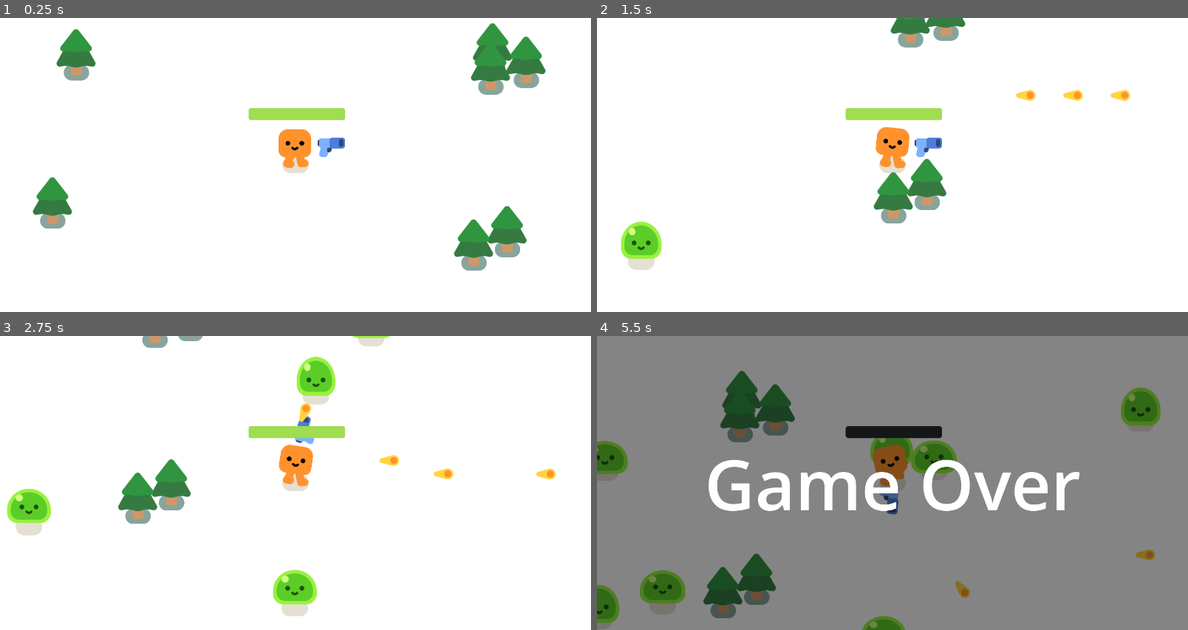
Above: before the commit, frames 1-4 (two rows, left to right).
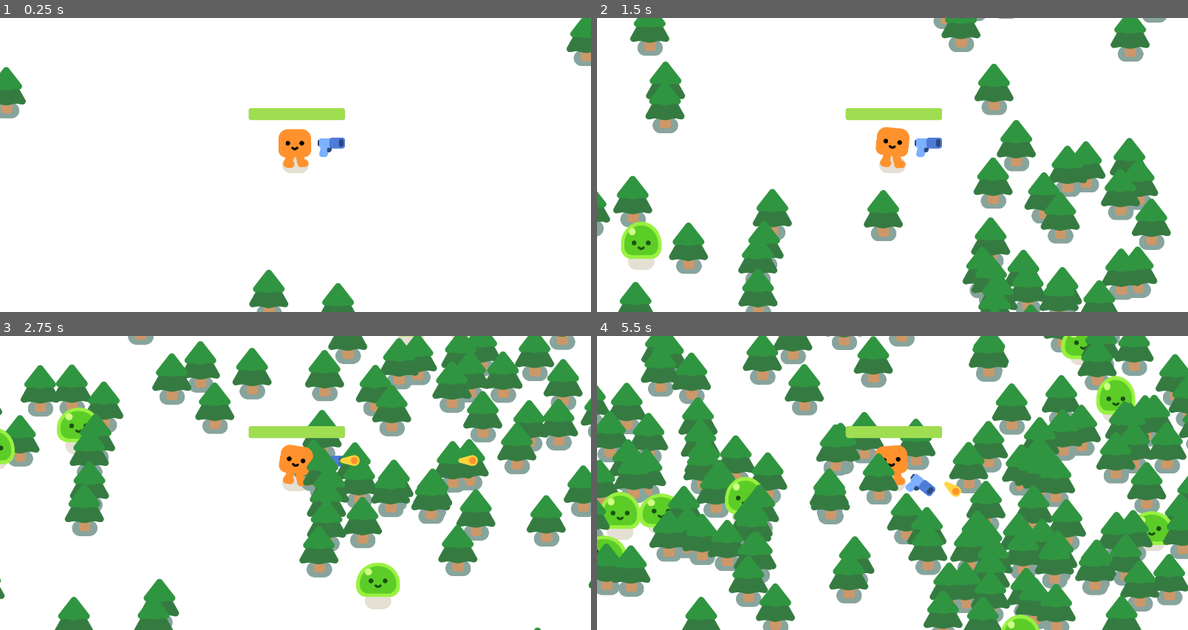
Above: after the commit, the same moments.

Repository: arad991/topdown_shooter_2d
Game: Godot game, scene res://survivors_game.tscn
The game is run twice, just before and just after one commit, with the same random seed, the same clock (stepped at 60 frames per second) and the same inputs.
Inputs:
- Up to frame 1 (0.25 s): no input
- Up to frame 2 (1.5 s): hold D (move_right) 0.53-1.28 s; hold S (move_down) from 1.28 s (still down)
- Up to frame 3 (2.75 s): release S (move_down) at 2.03 s; hold D (move_right) from 2.03 s (still down)
- Up to frame 4 (5.5 s): release D (move_right) at 2.78 s; hold W (move_up) 2.78-3.53 s; hold A (move_left) 3.53-5.03 s; hold S (move_down) from 5.03 s (still down)

The runs differ from the first frame. In frame 1, 7.0% of the frame differs, in the area x 0-100%, y 0-100%; in frame 2, 23%; in frame 3, 36%; in frame 4, 99%.

Commit message:
added restart game button

Diff:
--- a/mob.tscn
+++ b/mob.tscn
@@ -9,6 +9,8 @@
 [node name="Mob" type="CharacterBody2D"]
 collision_layer = 2
 collision_mask = 3
+motion_mode = 1
+platform_floor_layers = 4294967040
 script = ExtResource("1_cmtev")
 
 [node name="Slime" parent="." instance=ExtResource("1_pqw6j")]
--- a/player.gd
+++ b/player.gd
@@ -4,17 +4,19 @@
 
 var health = 100.0
 
+func _process(delta: float) -> void:
+	if velocity.length() > 0.0:
+		%HappyBoo.play_walk_animation()
+	else:
+		%HappyBoo.play_idle_animation()
+
+
 func _physics_process(delta: float) -> void:
 	var direction = Input.get_vector("move_left","move_right","move_up",'move_down')
 	velocity = direction * 600.0
 	move_and_slide()
 
-	if velocity.length() > 0.0:
-		%HappyBoo.play_walk_animation()
-	else:
-		%HappyBoo.play_idle_animation()
-
-	const DAMAGE_RATE = 500.0
+	const DAMAGE_RATE = 5.0
 	var overlapping_mobs = %HurtBox.get_overlapping_bodies()
 	if overlapping_mobs.size() > 0:
 		health -= DAMAGE_RATE * overlapping_mobs.size() * delta
--- a/survivors_game.gd
+++ b/survivors_game.gd
@@ -1,5 +1,47 @@
 extends Node2D
 
+var player
+
+func _ready() -> void:
+	# Unpause the scene after it's been paused on player's death
+	if get_tree().paused == true:
+		get_tree().paused = false
+	player = get_node("Player")
+
+
+func _process(delta: float) -> void:
+	if randf_range(0, 3) < 5:
+		spawn_tree()
+
+func spawn_tree():
+	var pine_tree = preload("res://pine_tree.tscn")
+	var player_pos = player.global_position
+	var viewport_size = get_viewport().size
+
+	var attempts = 0
+	var max_attempts = 3  # Adjust as needed
+
+	while attempts < max_attempts:
+		var spawn_x = player_pos.x + randf_range(-viewport_size.x * 1.5, viewport_size.x * 1.5)
+		var spawn_y = player_pos.y + randf_range(-viewport_size.y * 1.5, viewport_size.y * 1.5)
+		# Ensure the spawn position is outside the player's immediate vicinity
+		var distance_to_player = player_pos.distance_to(Vector2(spawn_x, spawn_y))
+		if (spawn_x > player_pos.x - viewport_size.x / 2) and (spawn_x < player_pos.x + viewport_size.x / 2) and \
+		(spawn_y > player_pos.y - viewport_size.y / 2) and (spawn_y < player_pos.y + viewport_size.y / 2):
+			continue
+		var new_tree = pine_tree.instantiate()
+		new_tree.global_position = Vector2(spawn_x, spawn_y)
+
+		# Check for collisions with existing objects
+		var collision = new_tree.move_and_collide(Vector2.ZERO)
+		if collision == null:
+			add_child(new_tree)
+			break
+		else:
+			new_tree.queue_free()
+			attempts += 1
+	if attempts == max_attempts:
+		print("Failed to find a suitable spawn position")
 
 func spawn_mob():
 	var new_mob = preload("res://mob.tscn").instantiate()
@@ -15,3 +57,7 @@
 func _on_player_health_depleted() -> void:
 	%GameOver.visible = true
 	get_tree().paused = true
+
+
+func _on_button_pressed() -> void:
+	get_tree().reload_current_scene()
--- a/survivors_game.tscn
+++ b/survivors_game.tscn
@@ -1,14 +1,22 @@
-[gd_scene load_steps=5 format=3 uid="uid://bx7jqvs8er1ee"]
+[gd_scene load_steps=7 format=3 uid="uid://bx7jqvs8er1ee"]
 
 [ext_resource type="PackedScene" uid="uid://chld75je6ysiw" path="res://player.tscn" id="1_ru3bt"]
 [ext_resource type="Script" path="res://survivors_game.gd" id="1_x6re0"]
-[ext_resource type="PackedScene" uid="uid://ddbolsr7opvos" path="res://pine_tree.tscn" id="2_mwdu0"]
 
 [sub_resource type="Curve2D" id="Curve2D_5fida"]
 _data = {
 "points": PackedVector2Array(0, 0, 0, 0, 1576, -57, 0, 0, 0, 0, 1576, 843, 0, 0, 0, 0, -46, 847, 0, 0, 0, 0, -46, -58, 0, 0, 0, 0, 1576, -57)
 }
 point_count = 5
+
+[sub_resource type="StyleBoxFlat" id="StyleBoxFlat_jjkk1"]
+bg_color = Color(0.497445, 0.619254, 0.70232, 1)
+
+[sub_resource type="StyleBoxFlat" id="StyleBoxFlat_wgt68"]
+bg_color = Color(0.396984, 0.651431, 0.6599, 1)
+
+[sub_resource type="StyleBoxFlat" id="StyleBoxFlat_e2cri"]
+bg_color = Color(0.607254, 0.604628, 0.544372, 1)
 
 [node name="Game" type="Node2D"]
 y_sort_enabled = true
@@ -34,27 +42,6 @@
 rotation = 0.000616523
 progress = 5047.17
 
-[node name="PineTree" parent="." instance=ExtResource("2_mwdu0")]
-position = Vector2(133, 533)
-
-[node name="PineTree2" parent="." instance=ExtResource("2_mwdu0")]
-position = Vector2(193, 156)
-
-[node name="PineTree3" parent="." instance=ExtResource("2_mwdu0")]
-position = Vector2(1250, 141)
-
-[node name="PineTree4" parent="." instance=ExtResource("2_mwdu0")]
-position = Vector2(1335, 175)
-
-[node name="PineTree5" parent="." instance=ExtResource("2_mwdu0")]
-position = Vector2(1245, 192)
-
-[node name="PineTree6" parent="." instance=ExtResource("2_mwdu0")]
-position = Vector2(1287, 606)
-
-[node name="PineTree7" parent="." instance=ExtResource("2_mwdu0")]
-position = Vector2(1202, 640)
-
 [node name="MobSpawner" type="Timer" parent="."]
 wait_time = 0.3
 autostart = true
@@ -71,7 +58,7 @@
 grow_vertical = 2
 color = Color(0, 0, 0, 0.482353)
 
-[node name="Label" type="Label" parent="GameOver/ColorRect"]
+[node name="GameOverLabel" type="Label" parent="GameOver/ColorRect"]
 layout_mode = 1
 anchors_preset = 8
 anchor_left = 0.5
@@ -87,5 +74,25 @@
 theme_override_font_sizes/font_size = 176
 text = "Game Over"
 
+[node name="RestartGame" type="Button" parent="GameOver/ColorRect"]
+process_mode = 3
+layout_mode = 1
+anchors_preset = 8
+anchor_left = 0.5
+anchor_top = 0.5
+anchor_right = 0.5
+anchor_bottom = 0.5
+offset_left = -145.0
+offset_top = 140.0
+offset_right = 159.0
+offset_bottom = 232.0
+grow_horizontal = 2
+grow_vertical = 2
+theme_override_styles/hover = SubResource("StyleBoxFlat_jjkk1")
+theme_override_styles/pressed = SubResource("StyleBoxFlat_wgt68")
+theme_override_styles/normal = SubResource("StyleBoxFlat_e2cri")
+text = "Again!"
+
 [connection signal="health_depleted" from="Player" to="." method="_on_player_health_depleted"]
 [connection signal="timeout" from="MobSpawner" to="." method="_on_mob_spawner_timeout"]
+[connection signal="pressed" from="GameOver/ColorRect/RestartGame" to="." method="_on_button_pressed"]
